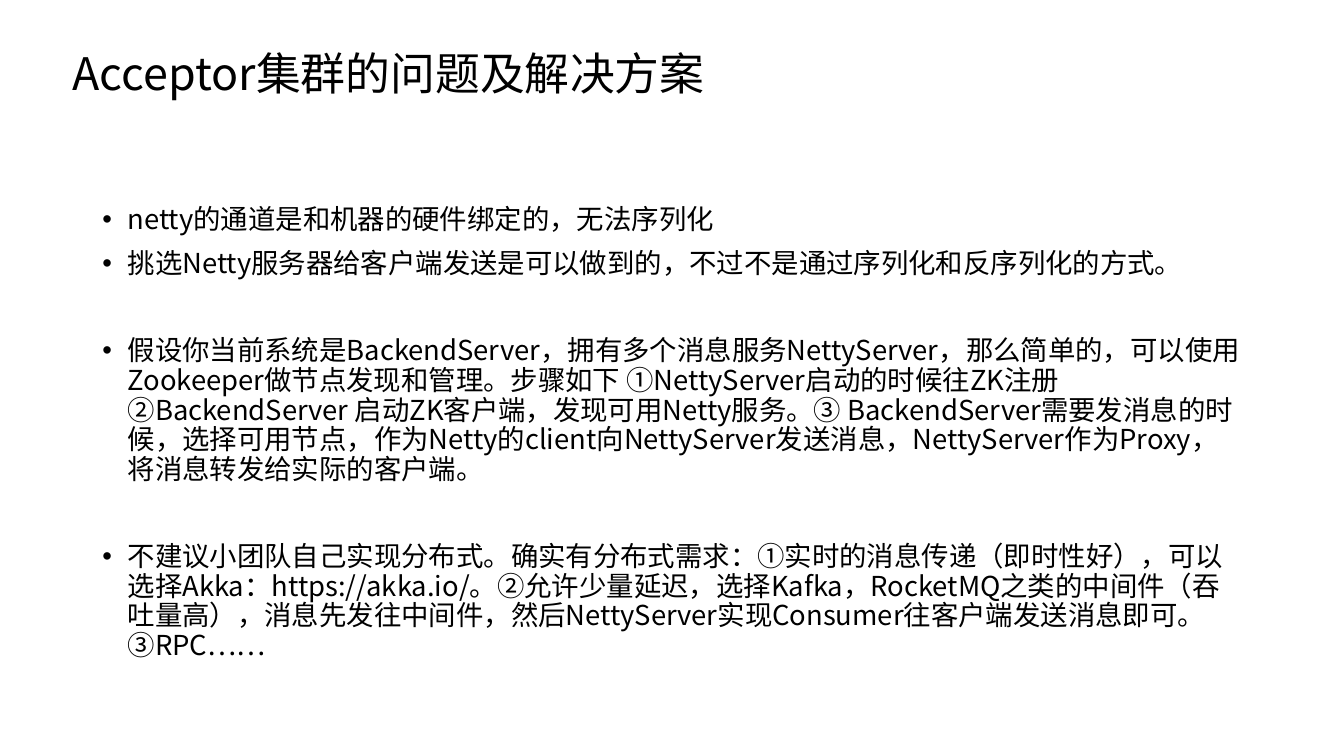
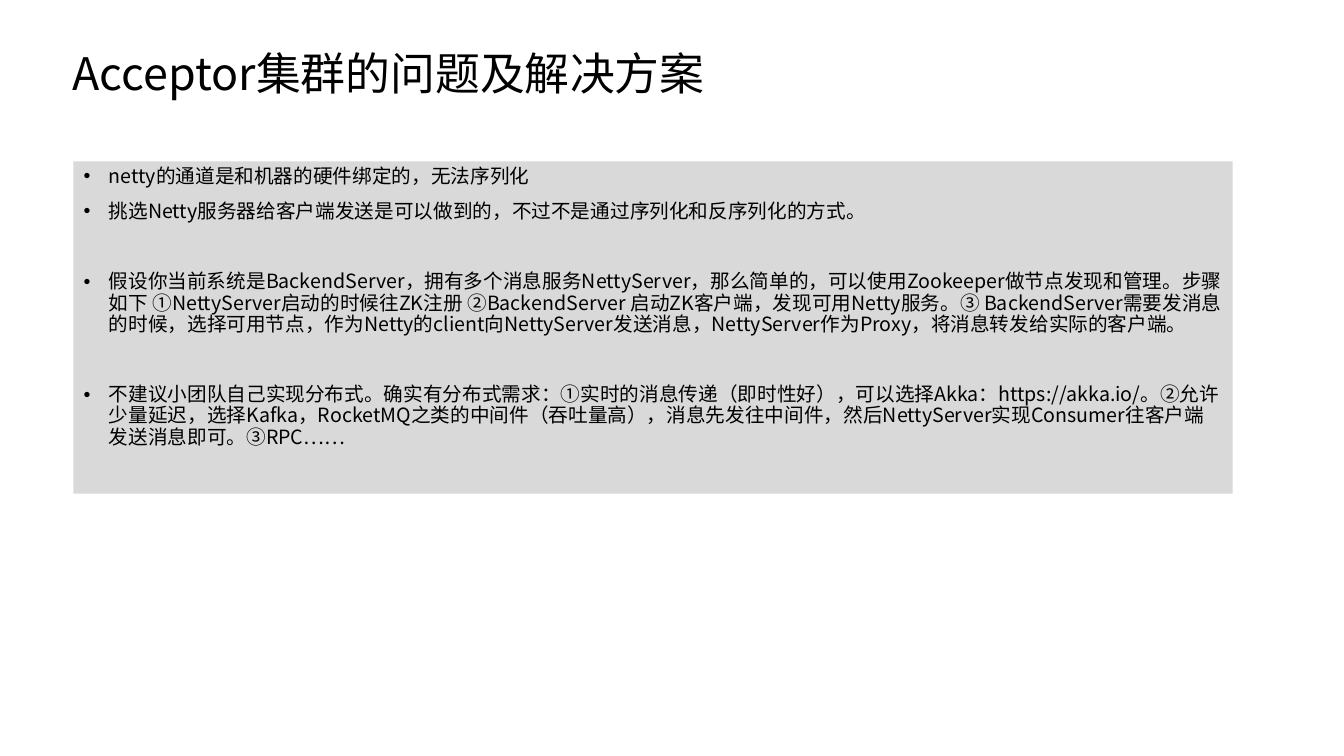
Before and after one commit to taomee517/netty-notes, a slide deck: slide 46 of Netty分享.pptx. Drawn at 1344x756 pixels with LibreOffice and Linux fonts; fonts in the diff are those of the drawing. Boxes give left, top, right and bottom in pixels: in the first picture for what was removed or moved away, otherwise in the second. Text is boxed around its words. In the diff, an @@ line names an element or a change of style, - is before the commit and + after.

```diff
--- a/Netty分享.pptx
+++ b/Netty分享.pptx
@@ text "netty的通道是和机器的硬件绑定的，无法序列化": place and size @@
-text "netty的通道是和机器的硬件绑定的，无法序列化" at [128, 206, 1240, 658]
+text "netty的通道是和机器的硬件绑定的，无法序列化" at [74, 161, 1233, 494]
@@ text "netty的通道是和机器的硬件绑定的，无法序列化" at [74, 161, 1233, 494]: size 19.6 to 14 pt; fill none to #D9D9D9 @@
```
Also in this commit, not shown: 22 other slides changed, 1 slide added, 1 slide removed.
